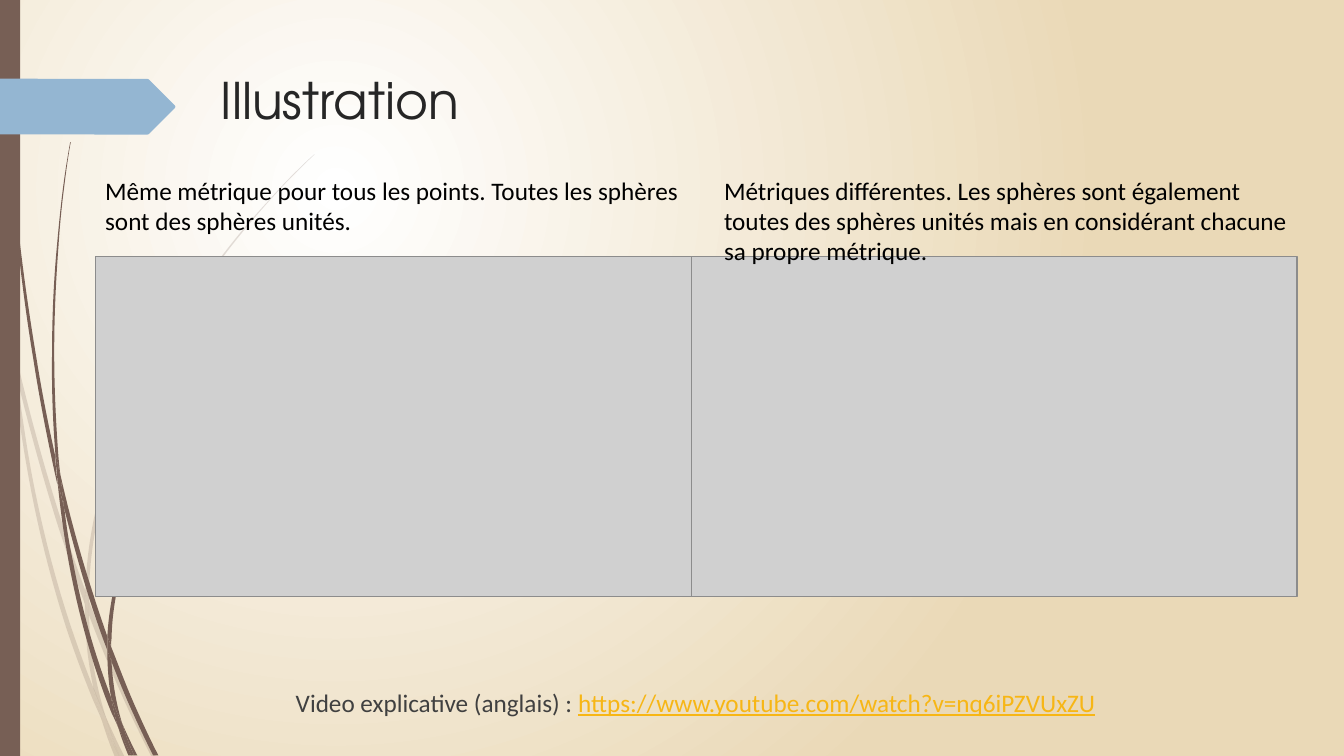
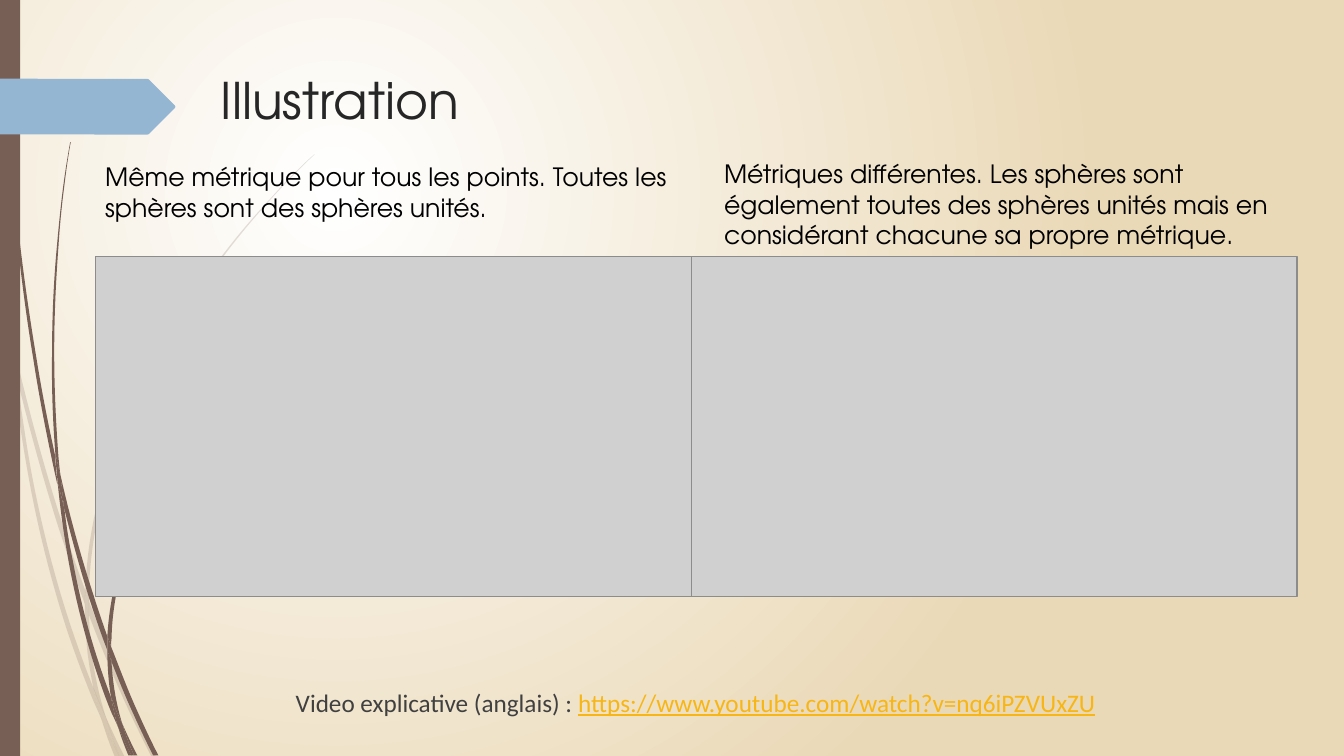
Before and after one commit to Phi-gif/DataViz, a slide deck: slide 4 of diapo.pptx. Drawn at 1344x756 pixels with LibreOffice and Linux fonts; fonts in the diff are those of the drawing; grey boxes stand for pictures. Boxes give left, top, right and bottom in pixels: in the first picture for what was removed or moved away, otherwise in the second. Text is boxed around its words. In the diff, an @@ line names an element or a change of style, - is before the commit and + after.

```diff
--- a/diapo.pptx
+++ b/diapo.pptx
@@ text "Même métrique pour tous les ...": place and size @@
-text "Même métrique pour tous les ..." at [105, 182, 678, 234]
+text "Même métrique pour tous les ..." at [105, 167, 666, 222]
@@ text "Même métrique pour tous les ..." at [105, 167, 666, 222]: font Calibri to TeX Gyre Adventor @@
@@ text "Métriques différentes. Les sphères sont ...": place and size @@
-text "Métriques différentes. Les sphères sont ..." at [724, 182, 1287, 264]
+text "Métriques différentes. Les sphères sont ..." at [724, 164, 1268, 249]
@@ text "Métriques différentes. Les sphères sont ..." at [724, 164, 1268, 249]: font Calibri to TeX Gyre Adventor @@
```
Also in this commit, not shown: 7 other slides changed.
